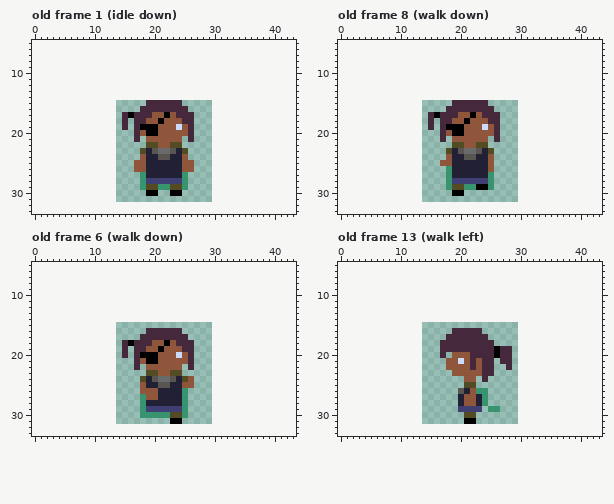
One commit to this pixel-art file: assets/april/ammellan.aseprite. The picture above was drawn from the file before the commit.
16x17 pixels, 28 frames. Shown: old frame 1 (idle down): x 0..43, y 5..33; old frame 8 (walk down): x 0..43, y 5..33; old frame 6 (walk down): x 0..43, y 5..33; old frame 13 (walk left): x 0..43, y 5..33. The old version is drawn lined up with the new one, on the new canvas. The commit also changed other frames, which this record leaves out.
And afterwards:
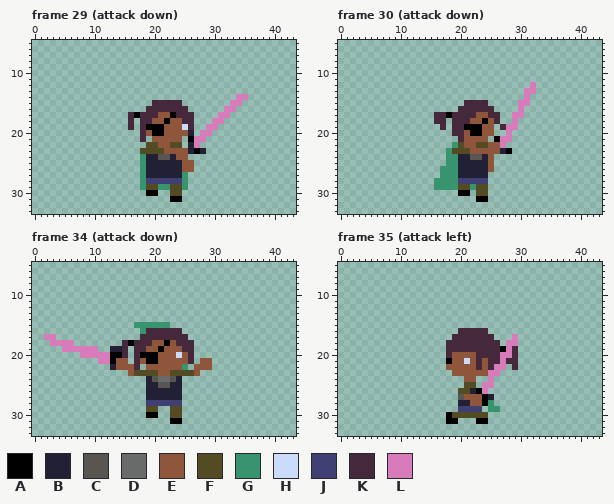
Palette (. is transparent): A #000000  B #222034  C #595652  D #696a6a  E #8f563b  F #524b24  G #37946e  H #cbdbfc  J #3f3f74  K #45283c  L #d77bba
A new or re-ordered frame is compared with the old frame closest to it.
Commit message: replace sword_ability with attack player state
The edit:
canvas 16x17 -> 48x48, the old top-left corner now at 14,15
frames 28 -> 52
Frame 29 (attack down) is new; against old frame 1 (idle down):
y 14: x 34..35 .. -> LL
y 15: x 19 K -> .; x 33..34 .. -> LL
y 16: x 18 K -> .; x 32..33 .. -> LL
y 17: x 15..17 KAK -> .KA; x 20 E -> K; x 22..23 AE -> EA; x 31..32 .. -> LL
y 18: x 15..17 K.K -> .K.; x 19 E -> K; x 21..22 AE -> EA; x 30..31 .. -> LL
y 19: x 15..18 K.KA -> .K.K; x 21 E -> A; x 24..25 HE -> EH; x 29..30 .. -> LL
y 20: x 17..19 KEA -> .KE; x 21 E -> A; x 26 K -> B; x 28..29 .. -> LL
y 21: x 17..19 K.E -> .K.; x 26..28 K.. -> ALL
y 22: x 26..27 .. -> BL
y 23: x 19..28 BCDDCBF... -> FFFEEEEBAB
y 24: x 18 E -> G; x 24 B -> E
y 25..26: x 17..18 EE -> .G
y 30: x 23..24 AA -> FF
y 31: x 23..24 .. -> AA
Frame 30 (attack down) is new; against old frame 8 (walk down):
y 12: x 32 . -> L
y 13: x 31..32 .. -> LL
y 14: x 31 . -> L
y 15: x 19..20 KK -> ..; x 30..31 .. -> LL
y 16: x 18..19 KK -> ..; x 30 . -> L
y 17: x 15..16 KA -> .K; x 18 K -> A; x 20..22 EEA -> KKK; x 24 K -> E; x 29..30 .. -> LL
y 18: x 15..16 K. -> .K; x 18..21 KEEA -> .KKK; x 24..25 EK -> AE; x 29 . -> L
y 19: x 15 K -> .; x 18..24 AAAEEEH -> .KKAAAE; x 26..29 K... -> .KLL
y 20: x 17..20 KEAA -> ..KK; x 22..23 EE -> AA; x 26 K -> .; x 28 . -> L
y 21: x 17 K -> .; x 19..20 EE -> .K; x 26..28 K.. -> ALL
y 22: x 19 F -> G; x 25..27 ... -> EEL
y 23: x 18..28 FBCDDCBF... -> GFFFEEEEEBA
y 24: x 18..19 EB -> GG; x 21 C -> B; x 23 B -> C
y 25: x 17..19 EEB -> .GG
y 26: x 17 . -> G; x 19 B -> G
y 27: x 17 . -> G; x 19 B -> G; x 25 G -> .
y 28: x 16..17 .. -> GG; x 19 J -> G; x 25 G -> .
y 29: x 16..17 .. -> GG; x 19 F -> G; x 21 G -> F; x 23..25 AAG -> FF.
y 30: x 19 A -> .; x 21 . -> A; x 23..24 .. -> FF
y 31: x 23..24 .. -> AA
Frame 34 (attack down) is new; against old frame 6 (walk down):
y 15: x 17..22 ...... -> GGGGGG
y 16: x 18 . -> G
y 17: x 2..3 .. -> LL
y 18: x 3..6 .... -> LLLL
y 19: x 5..10 ...... -> LLLLLL; x 13..14 .. -> BB
y 20: x 8..14 ....... -> LLLLLAA
y 21: x 11..15 ..... -> LLAEE; x 28..29 .. -> EE
y 22: x 13..16 .... -> BEEE; x 25..29 .K... -> G.EEE
y 23: x 16..18 ... -> EFF; x 25..27 ... -> FFE
y 24: x 18 F -> .; x 25..26 FE -> ..
y 25: x 18 E -> .; x 25..26 EE -> ..
y 26: x 18..20 EEE -> .BB; x 25 G -> .
y 27: x 18..20 GEE -> .BB; x 25 G -> .
y 28: x 18..25 GBBBBBBG -> .JJJJJJ.
y 29: x 18..25 GJJJJJJG -> .FF..FF.
y 30: x 18..22 GGGGG -> .AA..; x 25 G -> .
Frame 35 (attack left) is new; against old frame 13 (walk left):
y 16: x 19 K -> .; x 24 . -> K
y 17: x 18 K -> .; x 25 . -> K; x 29 . -> L
y 18: x 17 K -> .; x 26 . -> K; x 28..29 .. -> LL
y 19: x 17 K -> .; x 26..29 AKK. -> KALK
y 20: x 17..18 K. -> .K; x 22 K -> E; x 26..29 AKK. -> KLLK
y 21: x 18 E -> A; x 20..24 HEKEK -> EHEKE; x 26..27 .K -> KL; x 29 . -> K
y 22: x 22..24 KEK -> EKE; x 26..29 ..K. -> LL.K
y 23: x 24..26 KK. -> ELL
y 24: x 24..25 K. -> .L
y 25: x 24..25 .. -> LL
y 26: x 20..24 CBEGG -> FFBAL
y 27: x 20 B -> C; x 23..25 BG. -> EAB
y 28: x 21 E -> B; x 23..25 BG. -> EAG
y 30: x 18..20 ... -> AFF; x 23..24 .. -> FF
y 31: x 18..19 .. -> AA; x 21..24 AA.. -> ..AA
Where, in picture pixels (left, top, right, bottom), the same in both pictures:
changed: (122, 94, 248, 202)
changed: (428, 82, 536, 202)
changed: (44, 322, 212, 418)
changed: (440, 328, 518, 424)
